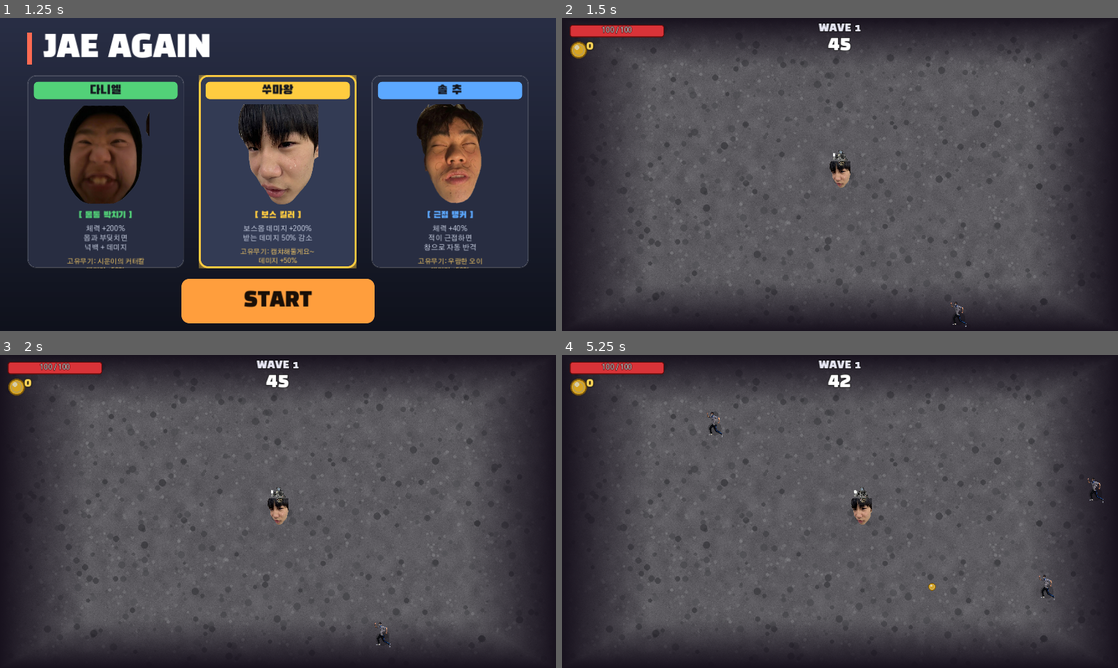
Above: before the commit, frames 1-4 (two rows, left to right).
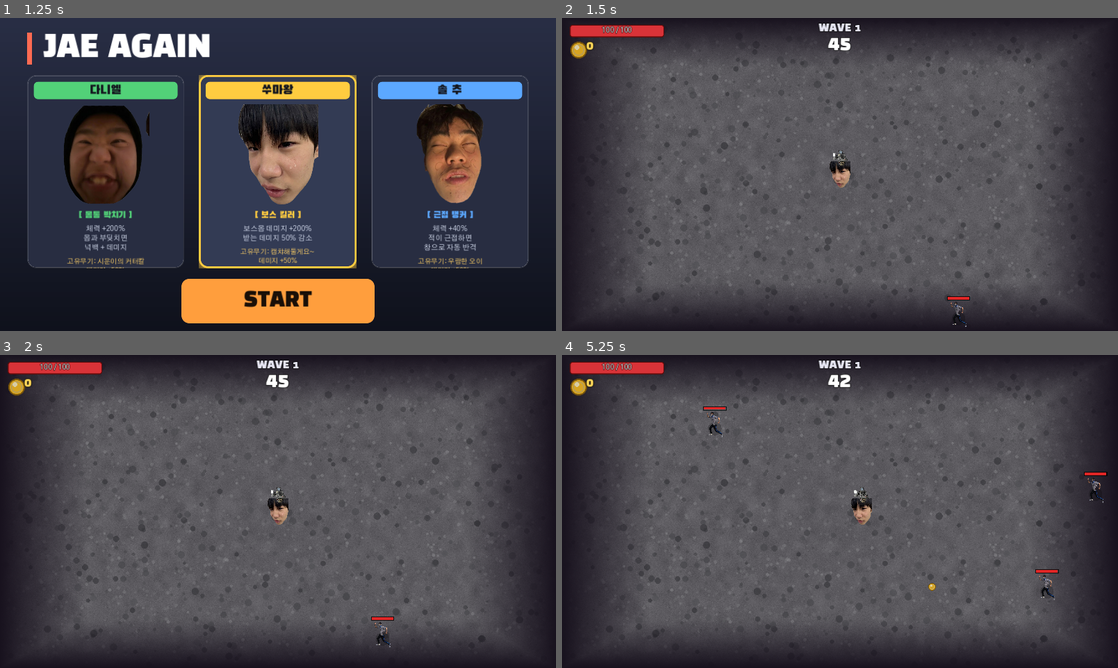
Above: after the commit, the same moments.

Repository: enrode63/-BROTATO
Game: Godot game, scene res://scenes/platform_select.tscn
Two runs of this game, one before a commit and one after it. Both use one fixed random seed, a clock stepped at 60 frames per second and the inputs below.
Inputs (mouse positions are in pixels of both pictures, inside the frame that each line leads up to):
- Up to frame 1 (1.25 s): click "선택" at 0.5 s
- Up to frame 2 (1.5 s): click "START" at 1.25 s
- Up to frame 3 (2 s): no input
- Up to frame 4 (5.25 s): tap Enter at 2, 2.1 s; move the mouse to (962, 495) at 2.02 s; hold Right 2.03-2.75 s; click (962, 495) at 2.17 s; tap Space at 2.27 s; drag from (728, 527) to (812, 574) at 2.77 s; move the mouse to (895, 442) at 3.52 s; hold Left 3.53-4.25 s; hold R 3.53-4.25 s; drag from (812, 574) to (673, 464) at 4.27 s; move the mouse to (1006, 558) at 5.02 s; hold Right from 5.03 s (still down); tap 2 at 5.1 s

Frame 1 is identical in both runs. In frame 2, less than 0.1% of the frame differs, in the area x 69-74%, y 88-91%; in frame 3, less than 0.1%; in frame 4, 0.2%, in the area x 25-99%, y 16-70%.

Commit message:
Add red health bars above all enemies and bosses
_draw_health_bar() in enemy.gd renders a dark-background red bar just above
the sprite head. Bar width scales with body_radius (min 38px). boss._draw()
also calls _draw_health_bar() since it overrides _draw() without super call.
Bar updates via existing queue_redraw() in take_damage().

Co-Authored-By: Claude Sonnet 4.6 <noreply@anthropic.com>

Diff:
--- a/scripts/boss.gd
+++ b/scripts/boss.gd
@@ -63,3 +63,4 @@
 	# boss aura ring
 	draw_circle(Vector2(0, body_radius * 0.6), body_radius, Color(0, 0, 0, 0.28))
 	draw_arc(Vector2.ZERO, body_radius * 1.15, 0.0, TAU, 40, Color(0.9, 0.15, 0.15, 0.7), 3.0)
+	_draw_health_bar()
--- a/scripts/enemy.gd
+++ b/scripts/enemy.gd
@@ -270,3 +270,23 @@
 		# Fallback look when no image is set.
 		draw_circle(Vector2.ZERO, body_radius, color)
 		draw_arc(Vector2.ZERO, body_radius, 0.0, TAU, 20, color.darkened(0.4), 2.0)
+	_draw_health_bar()
+
+
+func _draw_health_bar() -> void:
+	var bar_w := maxf(body_radius * 3.2, 38.0)
+	var bar_h := 5.0
+	var bar_y: float
+	if _has_sprite:
+		bar_y = -(sprite_height * 0.52) - bar_h - 3.0
+	else:
+		bar_y = -body_radius - bar_h - 6.0
+	var bx := -bar_w * 0.5
+	var hp_ratio := clampf(float(health) / float(max_health), 0.0, 1.0)
+	# 테두리
+	draw_rect(Rect2(bx - 1.0, bar_y - 1.0, bar_w + 2.0, bar_h + 2.0), Color(0.0, 0.0, 0.0, 0.80), false, 1.5)
+	# 배경
+	draw_rect(Rect2(bx, bar_y, bar_w, bar_h), Color(0.08, 0.08, 0.08, 0.90))
+	# 체력 채우기
+	if hp_ratio > 0.0:
+		draw_rect(Rect2(bx, bar_y, bar_w * hp_ratio, bar_h), Color(0.88, 0.15, 0.15))
